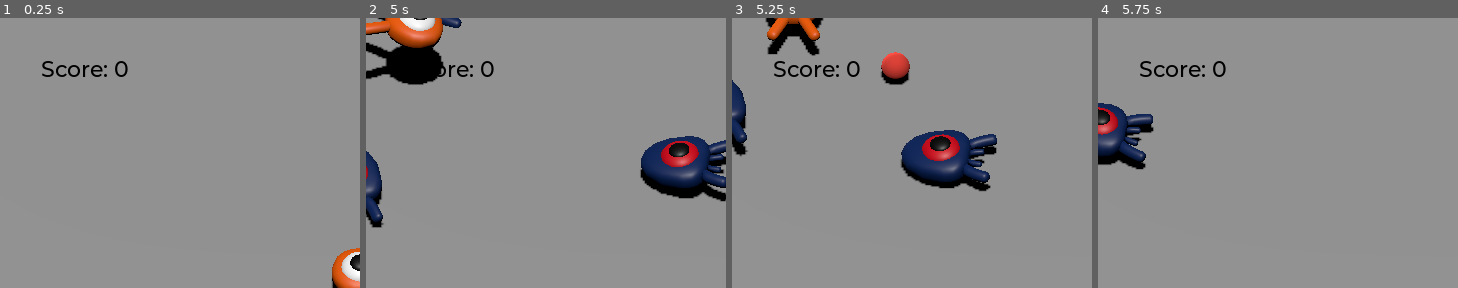
Above: before the commit, frames 1-4 (left to right).
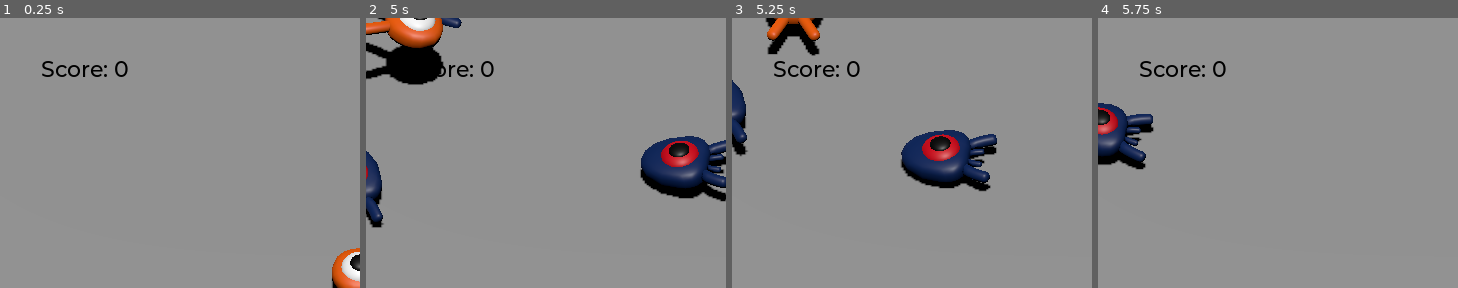
Above: after the commit, the same moments.

Repository: shmingusdingus/wizard-slop
Game: Godot game, scene res://main.tscn
Same seed, same stepped clock (60 frames per second), same inputs: the game is played once before the commit and once after it.
Inputs:
- Up to frame 1 (0.25 s): no input
- Up to frame 2 (5 s): hold J (rune_cast) 0.53-1.28 s; hold W (move_forward) 0.53-2.03 s; tap Space (jump) at 0.77, 1.52, 3.02, 3.77, 4.52 s; tap K (rune_element_fire) at 1.35 s; hold I (rune_element_ice) 2.03-2.78 s; hold A (move_left) 2.03-3.53 s; tap L (rune_form_ball) at 2.85 s; hold S (move_back) 3.53-4.28 s; hold O (rune_form_beam) 3.53-4.28 s; hold D (move_right) from 4.28 s (still down); tap , (rune_motion) at 4.35 s
- Up to frame 3 (5.25 s): release D (move_right) at 5.03 s; hold W (move_forward) from 5.03 s (still down); hold J (rune_cast) from 5.03 s (still down)
- Up to frame 4 (5.75 s): keep holding W (move_forward); keep holding J (rune_cast)
The pictures show only the part of the screen within x 0-50%, y 0-50%; the shares and areas given below are measured in that part.

Frames 1-2 are identical in both runs. In frame 3, 0.8% of the frame differs, in the area x 41-50%, y 12-25%; in frame 4, nothing differs.

Commit message:
Spawn spell in front of player

Diff:
--- a/player.gd
+++ b/player.gd
@@ -107,7 +107,7 @@
 	spell_proj.initialize(spell)
 	spell_proj.set_direction(forward_dir)
 
-	spell_proj.global_transform.origin = global_transform.origin + Vector3(0,1,0)
+	spell_proj.global_transform.origin = global_transform.origin + forward_dir
 	get_parent().add_child(spell_proj)
 	#or this:	get_tree().current_scene.add_child(spell_proj)
 
